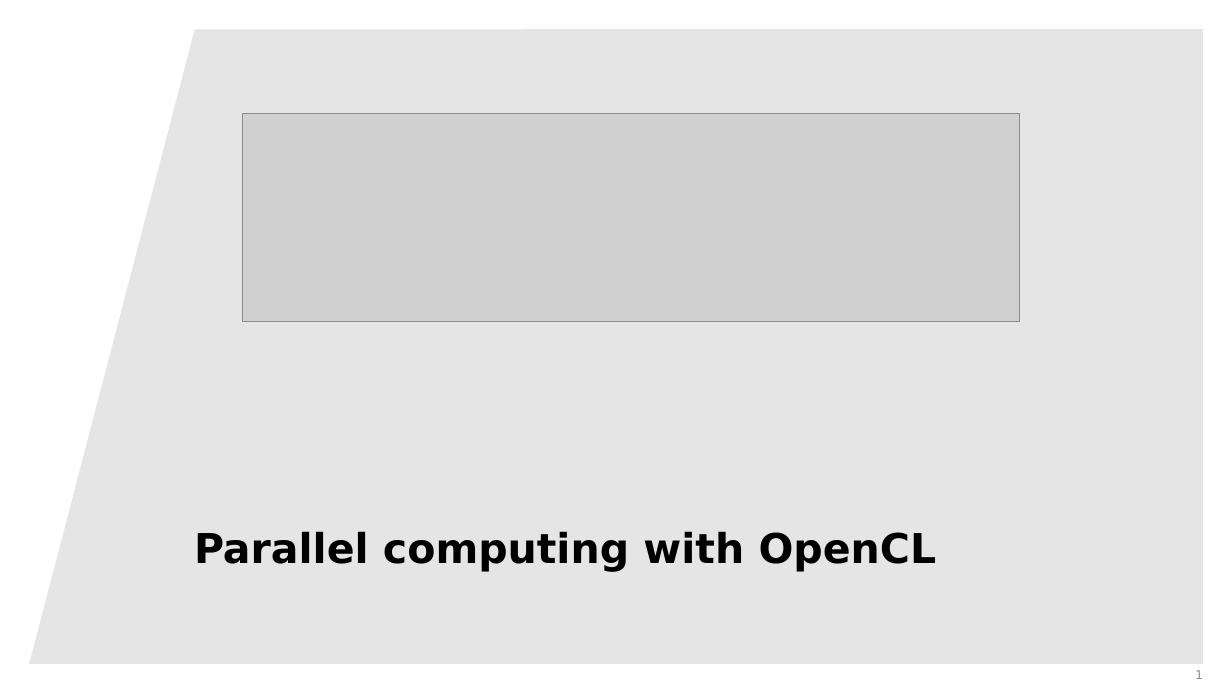
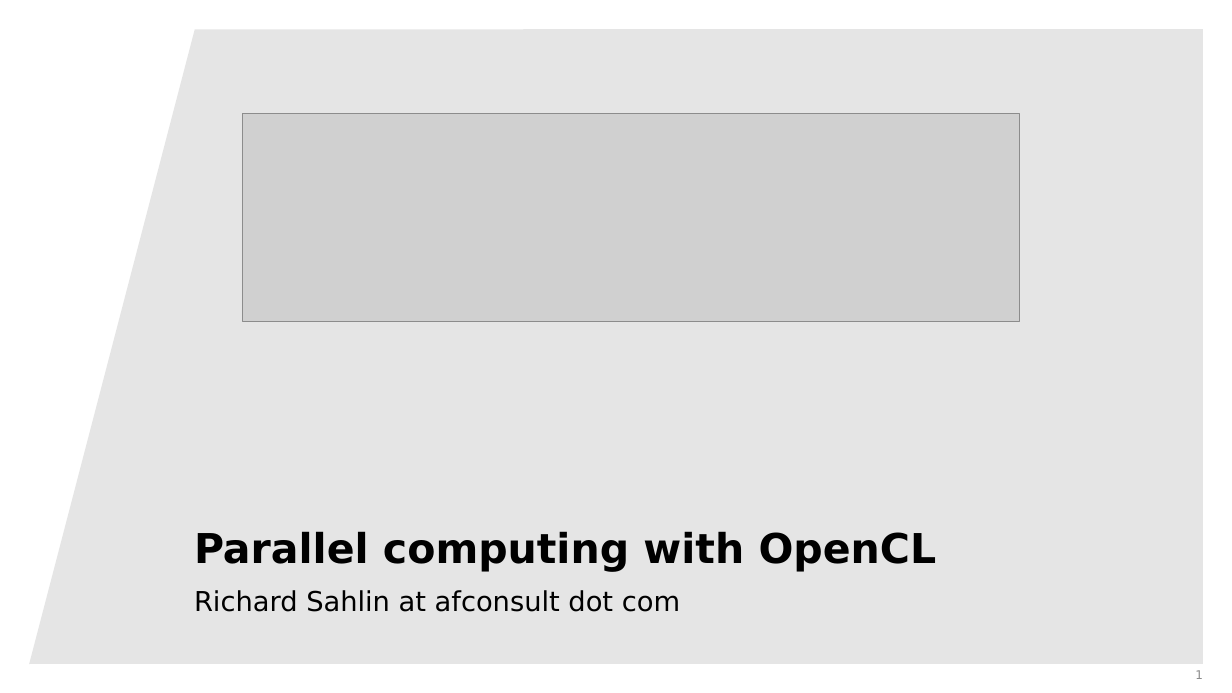
Before and after one commit to rsahlin/computer-graphics-presentations, a slide deck: slide 1 of Parallel computing with OpenCL.pptx. Drawn at 1232x693 pixels with LibreOffice and Linux fonts; fonts in the diff are those of the drawing; grey boxes stand for pictures; background and template pictures are left out. Boxes give left, top, right and bottom in pixels: in the first picture for what was removed or moved away, otherwise in the second. Text is boxed around its words. In the diff, an @@ line names an element or a change of style, - is before the commit and + after.

```diff
--- a/Parallel computing with OpenCL.pptx
+++ b/Parallel computing with OpenCL.pptx
@@ subtitle added at (194,590,680,612), 16 pt, text #000000 @@
+Richard Sahlin at afconsult dot com
```
Also in this commit, not shown: 2 other slides changed, 2 slides added, 1 slide removed.
